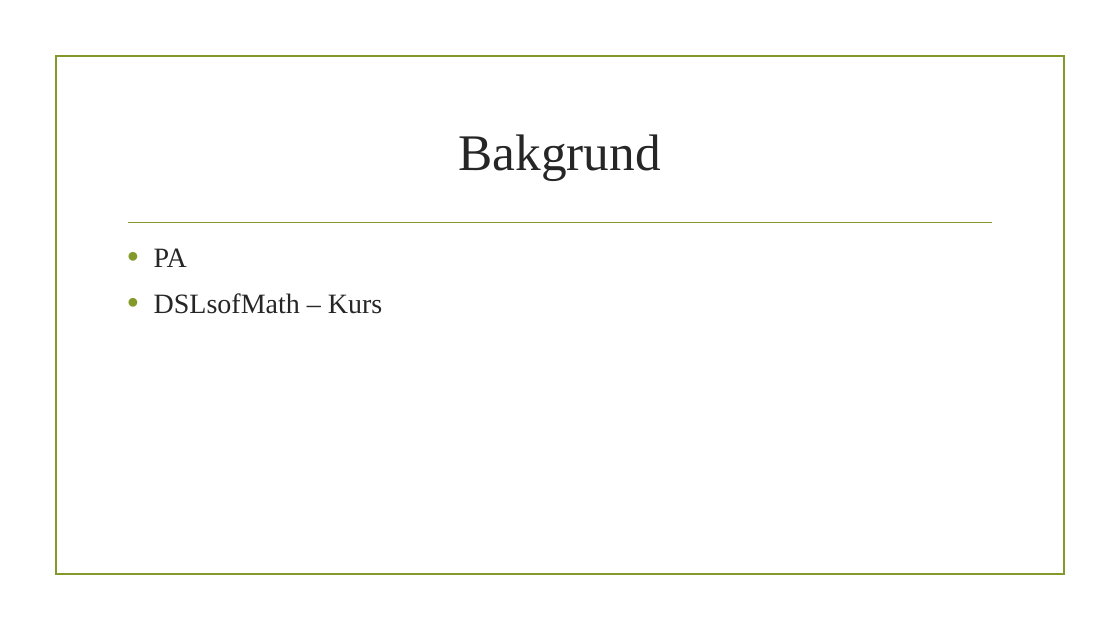
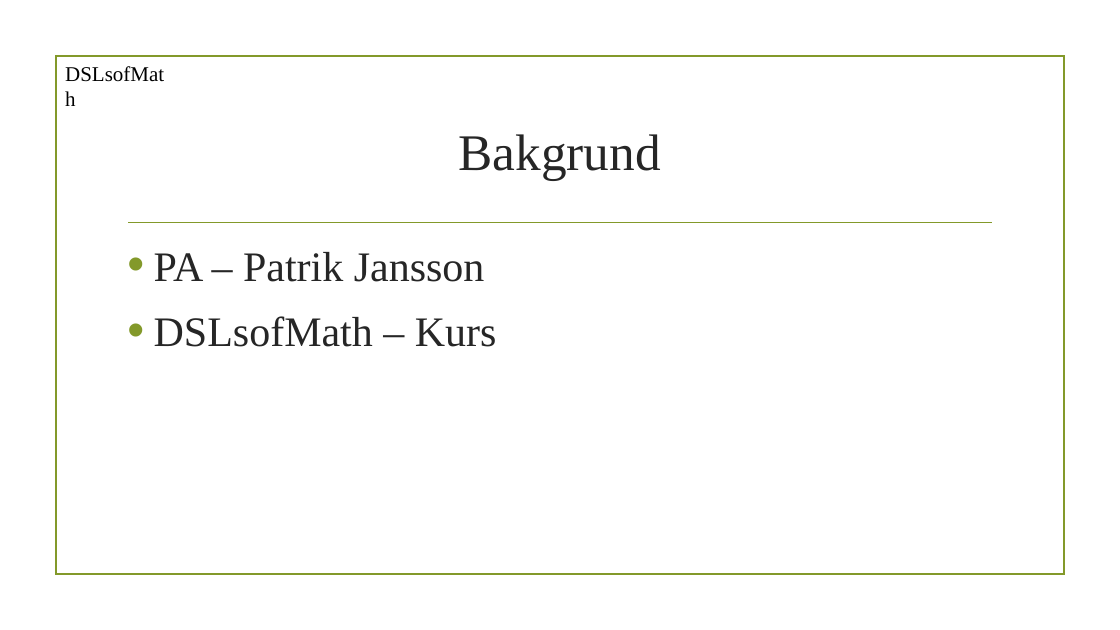
Before and after one commit to DSLsofMath/BScProj2016, a slide deck: slide 9 of Dokument/Halvtidspresentation/DSLsofMath.pptx (slide 7 before the commit). Drawn at 1120x630 pixels with LibreOffice and Linux fonts; fonts in the diff are those of the drawing; background and template pictures are left out. Boxes give left, top, right and bottom in pixels: in the first picture for what was removed or moved away, otherwise in the second. Text is boxed around its words. In the diff, an @@ line names an element or a change of style, - is before the commit and + after.

```diff
--- a/Dokument/Halvtidspresentation/DSLsofMath.pptx
+++ b/Dokument/Halvtidspresentation/DSLsofMath.pptx
@@ text at (154, 252, 485, 282): text changed; size 24 to 36 pt @@
-• PA
+• PA – Patrik Jansson
@@ text added at (154, 316, 373, 347), 18 pt, text #000000 @@
+DSLsofMath
@@ text at (415, 318, 497, 347): size 24 to 36 pt in "DSLsofMath – Kurs"; more space between paragraphs @@
```
Also in this commit, not shown: 8 other slides changed, 3 slides added, 1 slide removed, 2 other files.
